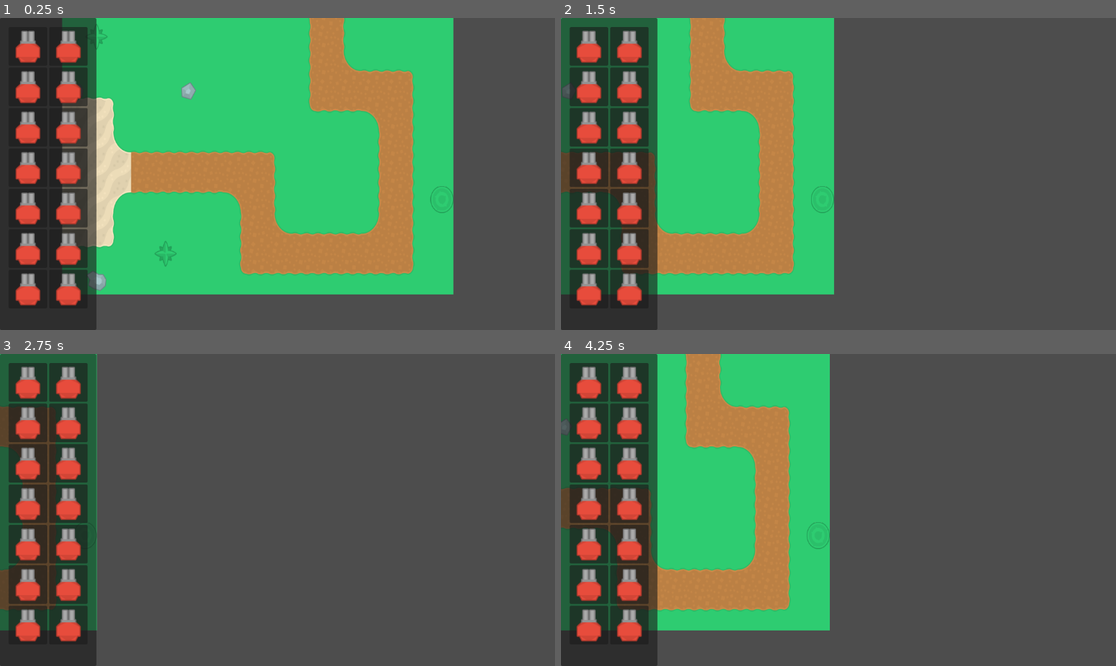
Above: before the commit, frames 1-4 (two rows, left to right).
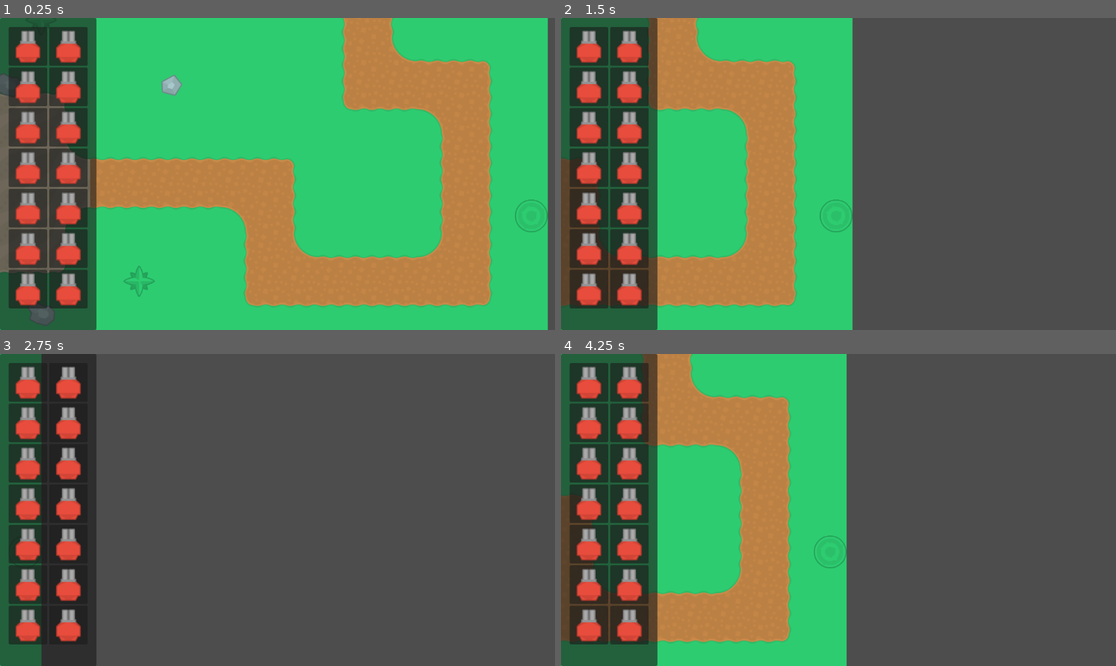
Above: after the commit, the same moments.

Repository: hlalljie/tower-defense-ui
Game: Godot game, scene res://scenes/game.tscn
The game is run twice, just before and just after one commit, with the same random seed, the same clock (stepped at 60 frames per second) and the same inputs.
Inputs (mouse positions are in pixels of both pictures, inside the frame that each line leads up to):
- Up to frame 1 (0.25 s): no input
- Up to frame 2 (1.5 s): tap Enter at 0.5 s; move the mouse to (960, 158) at 0.52 s; hold Right (ui_right) 0.53-1.25 s; click (960, 158) at 0.67 s; drag from (727, 189) to (810, 236) at 1.27 s
- Up to frame 3 (2.75 s): tap Space at 2 s; move the mouse to (333, 441) at 2.02 s; hold Right (ui_right) from 2.03 s (still down); click (333, 441) at 2.17 s
- Up to frame 4 (4.25 s): release Right (ui_right) at 2.75 s; drag from (810, 572) to (672, 463) at 2.77 s; tap Enter at 3.5 s; move the mouse to (1005, 556) at 3.52 s; hold Left (ui_left) from 3.53 s (still down); click (1005, 556) at 3.67 s

The runs differ from the first frame. In frame 1, 49% of the frame differs, in the area x 0-99%, y 0-100%; in frame 2, 17%; in frame 3, 3.7%; in frame 4, 16%.

Commit message:
Place towers

Diff:
--- a/scenes/game.tscn
+++ b/scenes/game.tscn
@@ -631,8 +631,8 @@
 tile_set = SubResource("TileSet_c848l")
 
 [node name="PlayerCamera" type="Camera2D" parent="."]
-position = Vector2(407, 804)
-zoom = Vector2(0.747, 0.88)
+position = Vector2(367, 782)
+zoom = Vector2(1.06, 1.06)
 script = ExtResource("2_abcab")
 pan_speed = 700.0
 
--- a/scenes/tower.tscn
+++ b/scenes/tower.tscn
@@ -1,8 +1,23 @@
-[gd_scene load_steps=2 format=3 uid="uid://bgflrsx5rm8kk"]
+[gd_scene load_steps=3 format=3 uid="uid://bgflrsx5rm8kk"]
 
 [ext_resource type="Texture2D" uid="uid://c3osu4d52m7ne" path="res://assets/tower2.png" id="1_ymh3s"]
+
+[sub_resource type="StyleBoxFlat" id="StyleBoxFlat_6p34q"]
+bg_color = Color(1, 0, 0, 1)
+corner_radius_top_left = 450
+corner_radius_top_right = 450
+corner_radius_bottom_right = 450
+corner_radius_bottom_left = 450
 
 [node name="Tower" type="Node2D"]
 
 [node name="Sprite2D" type="Sprite2D" parent="."]
 texture = ExtResource("1_ymh3s")
+
+[node name="Area" type="Panel" parent="."]
+modulate = Color(0, 1, 0, 0.313726)
+offset_left = -200.0
+offset_top = -200.0
+offset_right = 200.0
+offset_bottom = 200.0
+theme_override_styles/panel = SubResource("StyleBoxFlat_6p34q")
--- a/scenes/tower_panel.tscn
+++ b/scenes/tower_panel.tscn
@@ -13,3 +13,5 @@
 position = Vector2(40, 40)
 scale = Vector2(1.159, 1.159)
 texture = ExtResource("2_psyxb")
+
+[connection signal="gui_input" from="." to="." method="_on_gui_input"]
--- a/scenes/ui.tscn
+++ b/scenes/ui.tscn
@@ -1,6 +1,5 @@
-[gd_scene load_steps=3 format=3 uid="uid://bmt4coapc1gta"]
+[gd_scene load_steps=2 format=3 uid="uid://bmt4coapc1gta"]
 
-[ext_resource type="Script" path="res://scripts/tower_panel.gd" id="1_u7w5j"]
 [ext_resource type="PackedScene" uid="uid://dh0h8od6yg0rs" path="res://scenes/tower_panel.tscn" id="2_p410u"]
 
 [node name="UI" type="CanvasLayer"]
@@ -15,7 +14,6 @@
 offset_top = 19.0
 offset_right = 182.0
 offset_bottom = 624.0
-script = ExtResource("1_u7w5j")
 
 [node name="TowerPanel12" parent="Panel/FlowContainer" instance=ExtResource("2_p410u")]
 layout_mode = 2
--- a/scripts/tower_panel.gd
+++ b/scripts/tower_panel.gd
@@ -1,4 +1,6 @@
 extends Panel
+
+@onready var tower = preload("res://scenes/tower.tscn")
 
 
 # Called when the node enters the scene tree for the first time.
@@ -9,3 +11,32 @@
 # Called every frame. 'delta' is the elapsed time since the previous frame.
 func _process(delta: float) -> void:
 	pass
+
+# Will check input if on top of the panel
+func _on_gui_input(event: InputEvent) -> void:
+	var tempTower = tower.instantiate()
+	#print(event) # show the event
+	if event is InputEventMouseButton and event.button_mask == 1:
+		# left click down
+		#print("Left button down")
+		add_child(tempTower)
+		tempTower.global_position = event.global_position # follow mouse
+
+		tempTower.scale = Vector2(1.06, 1.06)
+	elif event is InputEventMouseMotion and event.button_mask == 1:
+		# Left click down and drag
+		#print("Left button drag")
+		get_child(1).global_position = event.global_position # follow mouse
+	elif event is InputEventMouseButton and event.button_mask == 0:
+		# Left button up
+		print("Left button up")
+		get_child(1).queue_free() # delete ui tower
+
+		# create tower in the main game Towers node
+		var path = get_tree().get_root().get_node("Game/Towers")
+		path.add_child(tempTower)
+
+		var camera = get_tree().get_root().get_node("Game/PlayerCamera") # get camera for movement adjsutment
+		tempTower.global_position = camera.get_global_mouse_position()
+
+		tempTower.get_node("Area").hide()
